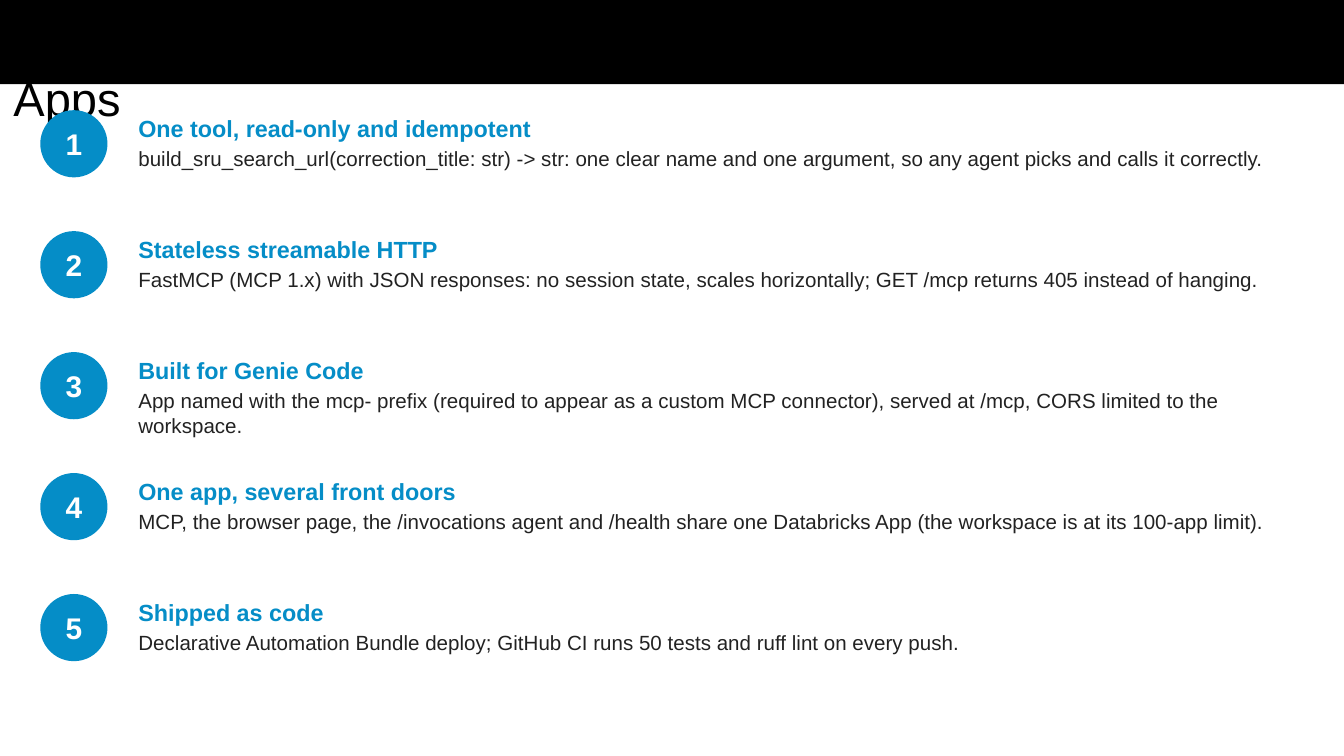
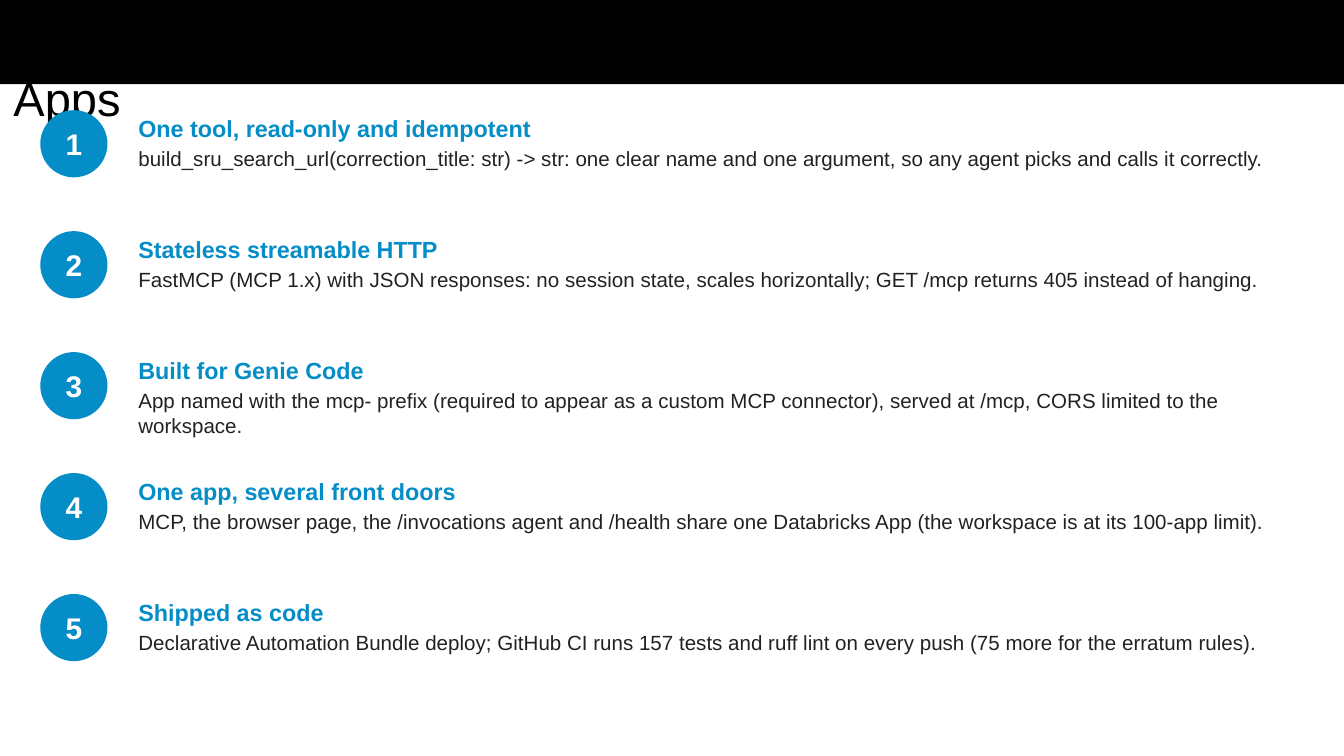
Before and after one commit to AmandaZXu-USDA/NAL, a slide deck: slide 7 of submission/GSA-MCP-Hackathon-mcp-sru-syntax.pptx (slide 6 before the commit). Drawn at 1344x756 pixels with LibreOffice and Linux fonts; fonts in the diff are those of the drawing. Boxes give left, top, right and bottom in pixels: in the first picture for what was removed or moved away, otherwise in the second. Text is boxed around its words. In the diff, an @@ line names an element or a change of style, - is before the commit and + after.

Commit message:
Presentation refined to the judging criteria: 20 slides with a criteria map, code organization and agent-goal tool design slides, eight-layer evaluation setup, current numbers (157 + 75 tests, 142/142, 41/41) and the two-app Playground demo

```diff
--- a/submission/GSA-MCP-Hackathon-mcp-sru-syntax.pptx
+++ b/submission/GSA-MCP-Hackathon-mcp-sru-syntax.pptx
@@ text at box(138, 635, 1256, 655): text changed @@
-Declarative Automation Bundle deploy; GitHub CI runs 50 tests and ruff lint on every push.
+Declarative Automation Bundle deploy; GitHub CI runs 157 tests and ruff lint on every push (75 more for the erratum rules).
```
Also in this commit, not shown: 6 other slides changed, 3 slides added, 1 other file.
